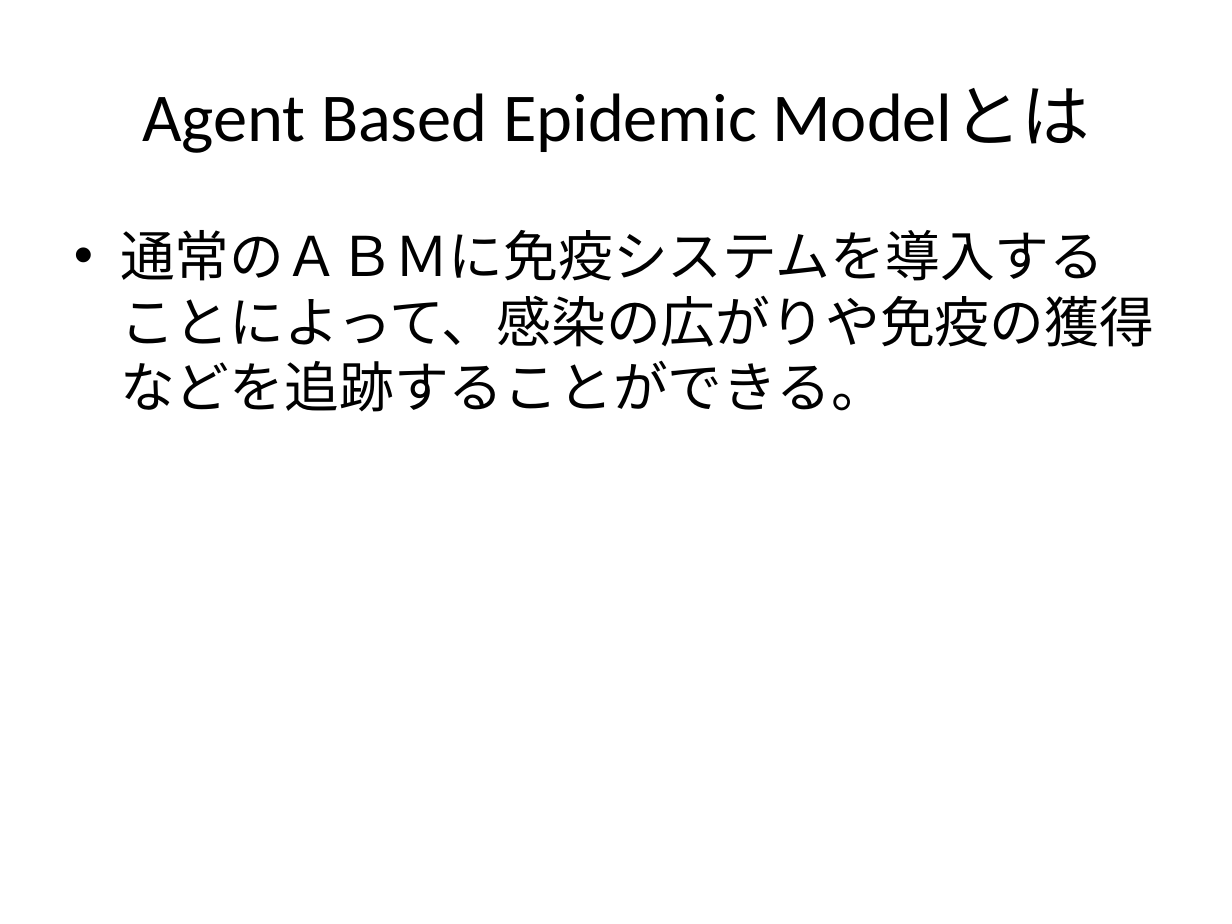
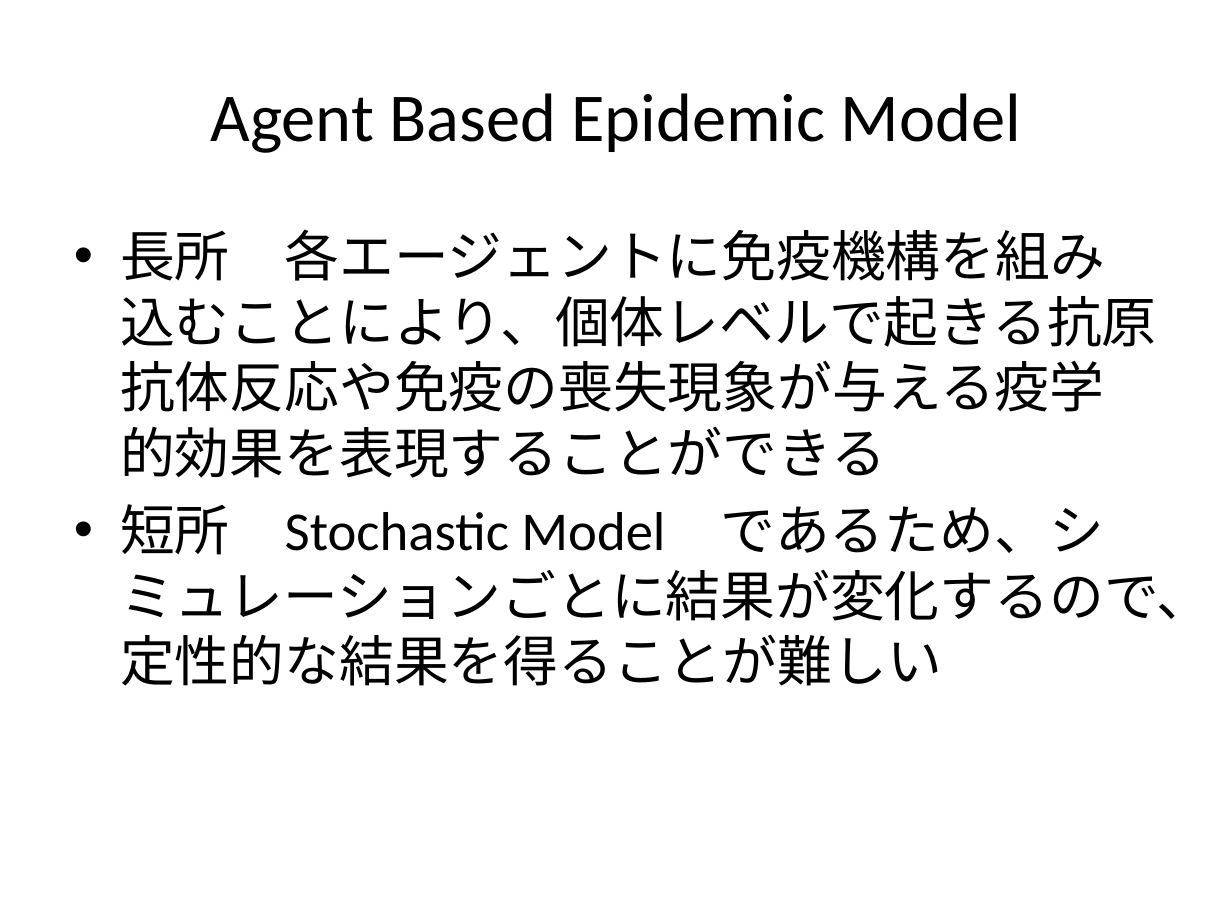
Before and after one commit to nkud/Research-BB, a slide deck: slide 6 of ppt/卒業研究.pptx. Drawn at 1232x924 pixels with LibreOffice and Linux fonts; fonts in the diff are those of the drawing. Boxes give left, top, right and bottom in pixels: in the first picture for what was removed or moved away, otherwise in the second. Text is boxed around its words. In the diff, an @@ line names an element or a change of style, - is before the commit and + after.

```diff
--- a/ppt/卒業研究.pptx
+++ b/ppt/卒業研究.pptx
@@ title at (x1=211, y1=93, x2=1021, y2=153): text changed @@
-Agent Based Epidemic Modelとは
+Agent Based Epidemic Model
@@ text at (x1=120, y1=229, x2=1211, y2=686): text changed @@
-• 通常のＡＢＭに免疫システムを導入することによって、感染の広がりや免疫の獲得などを追跡することができる。
+• 長所 各エージェントに免疫機構を組み込むことにより、個体レベルで起きる抗原抗体反応や免疫の喪失現象が与える疫学的効果を表現することができる
+• 短所 Stochastic Model であるため、シミュレーションごとに結果が変化するので、定性的な結果を得ることが難しい
```
Also in this commit, not shown: 6 other slides changed, 2 slides added, 1 slide removed.
